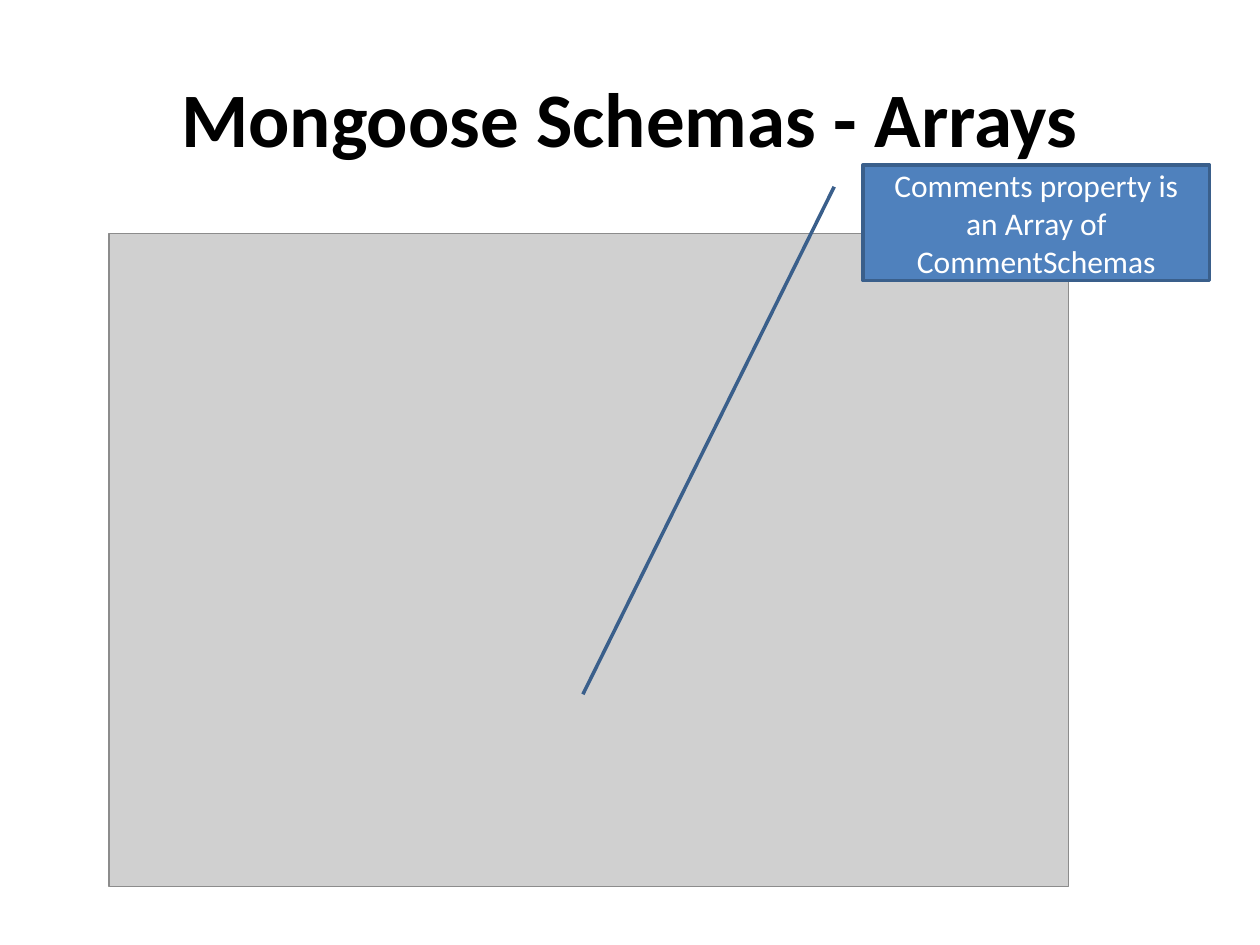
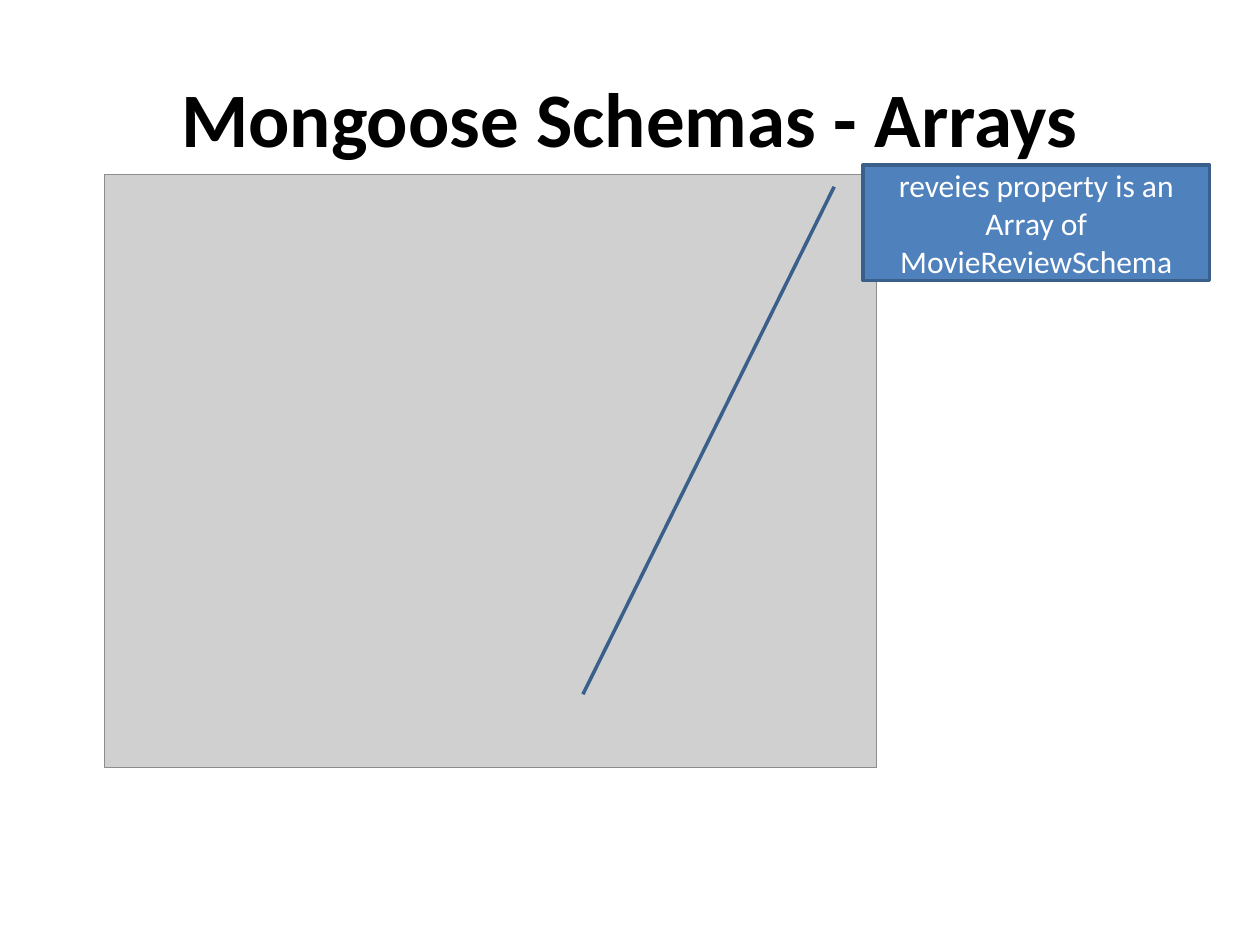
Before and after one commit to diarmuidoconnor/ict-2021, a slide deck: slide 25 of topic10/talk-1/mongoDB.pptx. Drawn at 1260x945 pixels with LibreOffice and Linux fonts; fonts in the diff are those of the drawing; grey boxes stand for pictures. Boxes give left, top, right and bottom in pixels: in the first picture for what was removed or moved away, otherwise in the second. Text is boxed around its words. In the diff, an @@ line names an element or a change of style, - is before the commit and + after.

```diff
--- a/topic10/talk-1/mongoDB.pptx
+++ b/topic10/talk-1/mongoDB.pptx
@@ picture resized from (x1=110, y1=233, x2=1068, y2=886) to (x1=105, y1=175, x2=876, y2=767) @@
@@ text in border callout at (x1=899, y1=175, x2=1174, y2=280): text changed @@
-Comments property is an Array of CommentSchemas
+reveies property is an Array of MovieReviewSchema
```
Also in this commit, not shown: 7 other slides changed, 2 slides removed, 7 other files.
